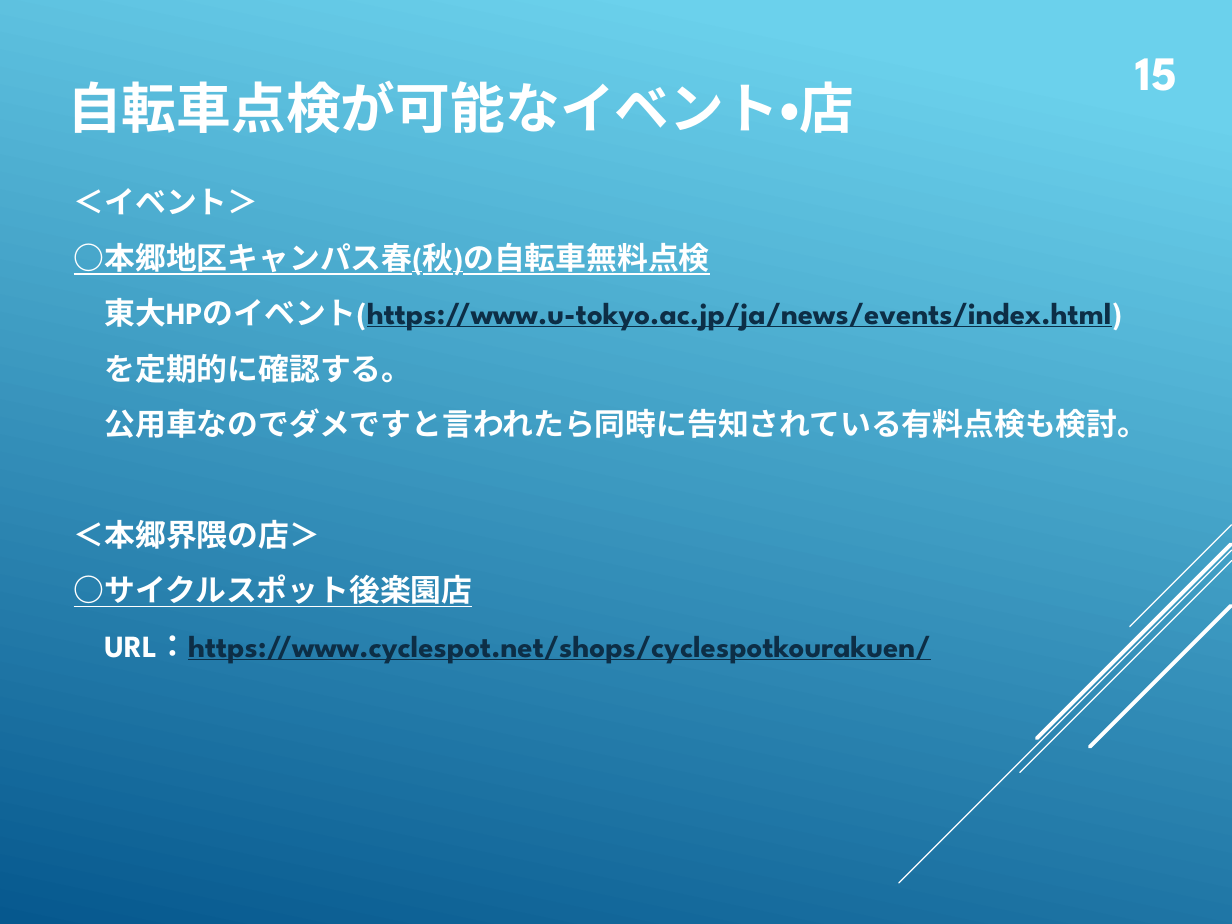
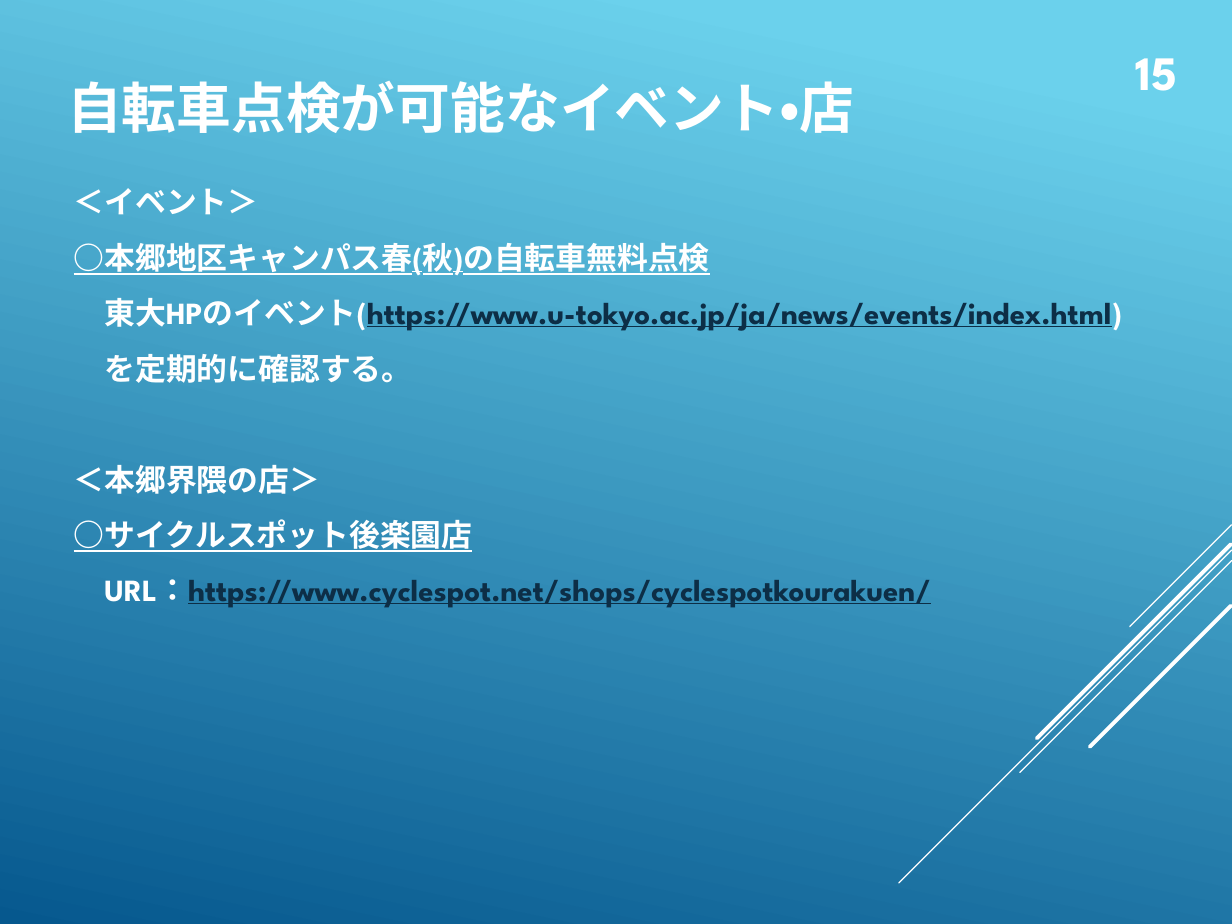
Before and after one commit to whcitizen/citizen-_task, a slide deck: slide 17 of 01_completed/05_lab_orientation/庶務のお仕事.pptx. Drawn at 1232x924 pixels with LibreOffice and Linux fonts; fonts in the diff are those of the drawing. Boxes give left, top, right and bottom in pixels: in the first picture for what was removed or moved away, otherwise in the second. Text is boxed around its words. In the diff, an @@ line names an element or a change of style, - is before the commit and + after.

```diff
--- a/01_completed/05_lab_orientation/庶務のお仕事.pptx
+++ b/01_completed/05_lab_orientation/庶務のお仕事.pptx
@@ text at (104,408,1148,438): paragraph removed @@
-公用車なのでダメですと言われたら同時に告知されている有料点検も検討。
```
Also in this commit, not shown: 4 other slides changed, 9 other files.
